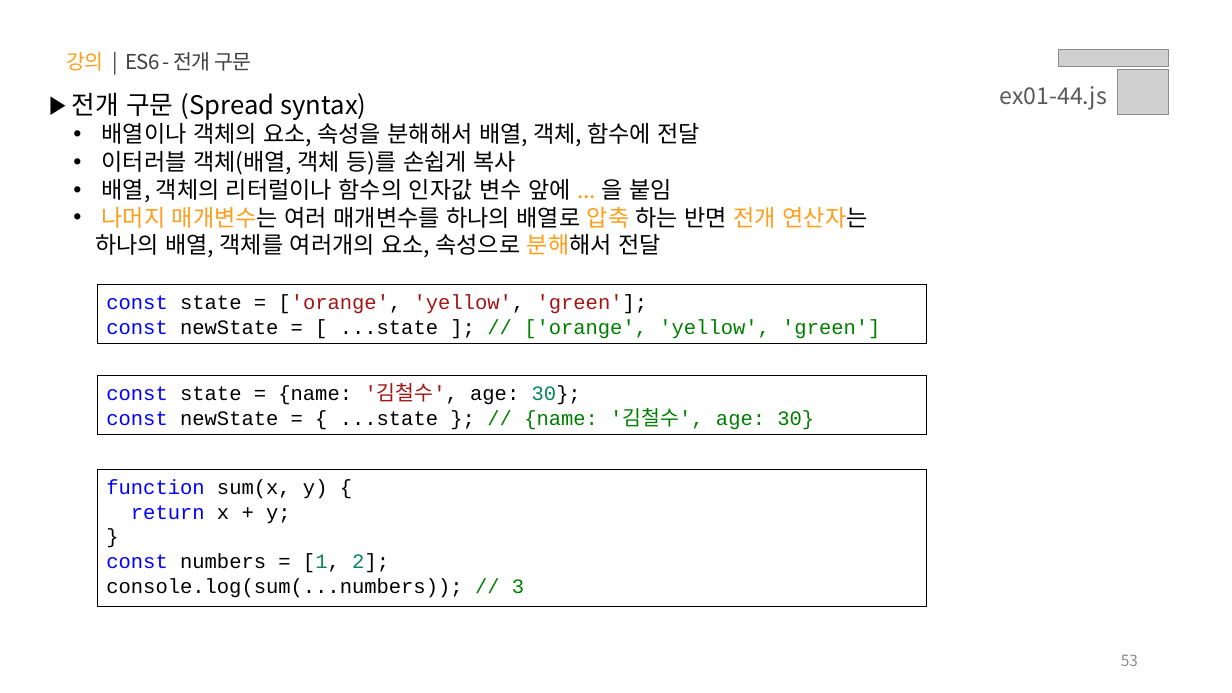
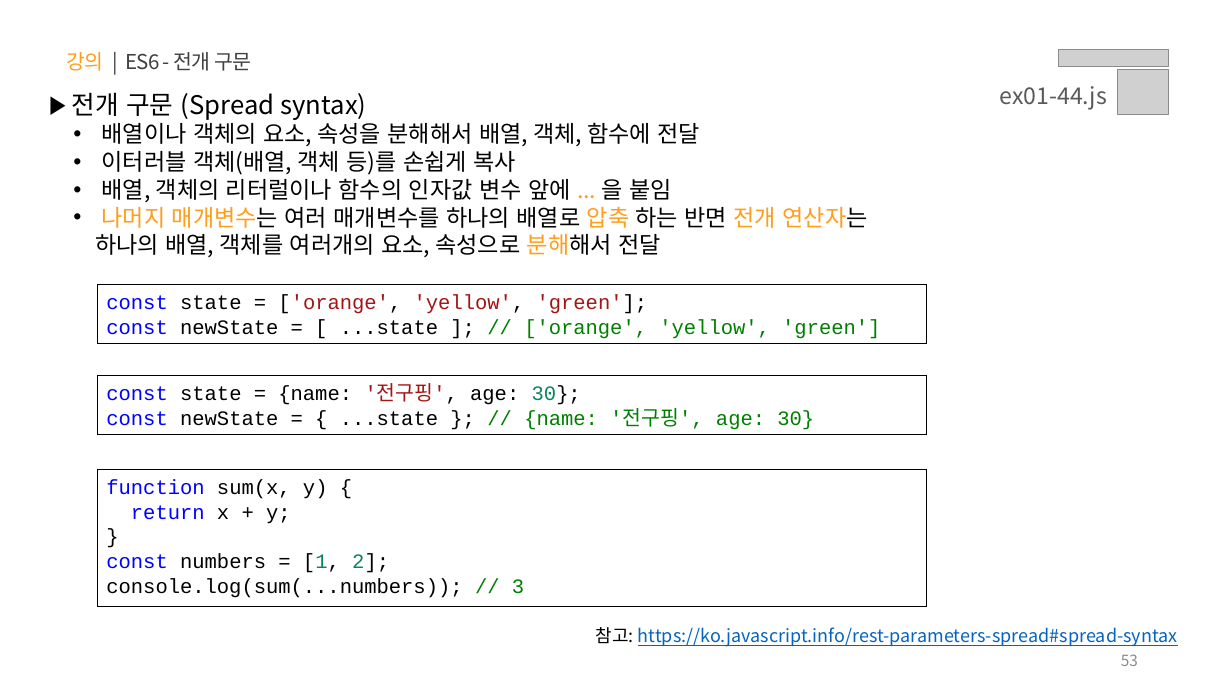
Before and after one commit to jeong0403/learn-JS, a slide deck: slide 53 of PPT/01.자바스크립트 - 기초 문법.pptx. Drawn at 1232x693 pixels with LibreOffice and Linux fonts; fonts in the diff are those of the drawing; grey boxes stand for pictures. Boxes give left, top, right and bottom in pixels: in the first picture for what was removed or moved away, otherwise in the second. Text is boxed around its words. In the diff, an @@ line names an element or a change of style, - is before the commit and + after.

```diff
--- a/PPT/01.자바스크립트 - 기초 문법.pptx
+++ b/PPT/01.자바스크립트 - 기초 문법.pptx
@@ text in rectangle at (106,386,814,430): text changed @@
-const state = {name: '김철수', age: 30};
-const newState = { ...state }; // {name: '김철수', age: 30}
+const state = {name: '전구핑', age: 30};
+const newState = { ...state }; // {name: '전구핑', age: 30}
@@ text added at (596,627,1178,647), 14 pt, text #0563C1, underline @@
+참고: https://ko.javascript.info/rest-parameters-spread#spread-syntax
```
Also in this commit, not shown: 47 other slides changed, 3 other files.
